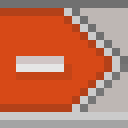
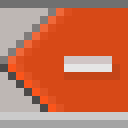
Two versions of the same layered image (128 x 128). Layer-by-layer changes:
removed layer "border center copy" over [64, 8, 128, 112]
renamed "minus copy" to "Min", painted on it over [16, 56, 112, 72]
added layer "us" above "TSh - Minus" over [64, 64, 112, 72]
renamed "plus shadow copy" to "TSh - Minus", painted on it over [16, 64, 120, 80]
removed layer "bg hover copy" over [0, 8, 112, 112]
added layer "TSh - Background button 2" (60%) above "TSh - Background button 1" over [0, 64, 48, 112]
added layer "TSh - Background button 1" (32%) above "TL - Background button 3" over [0, 8, 56, 64]
added layer "TL - Background button 3" (62%) above "L - Background button 2" over [16, 8, 72, 64]
added layer "L - Background button 2" above "TL - Background button 1" over [16, 64, 64, 112]
added layer "TL - Background button 1" (80%) above "L - Background button 1" over [8, 8, 64, 64]
added layer "L - Background button 1" above "Button background" over [8, 64, 56, 112]
added layer "Button background" above "Background" over [16, 8, 128, 112]
